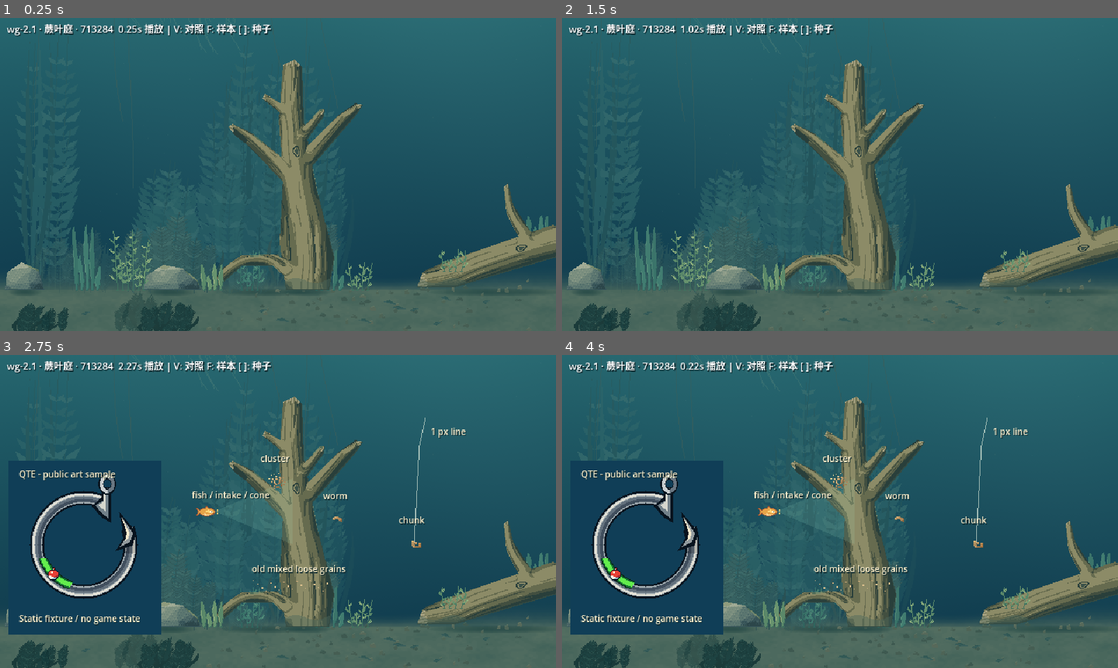
Above: before the commit, frames 1-4 (two rows, left to right).
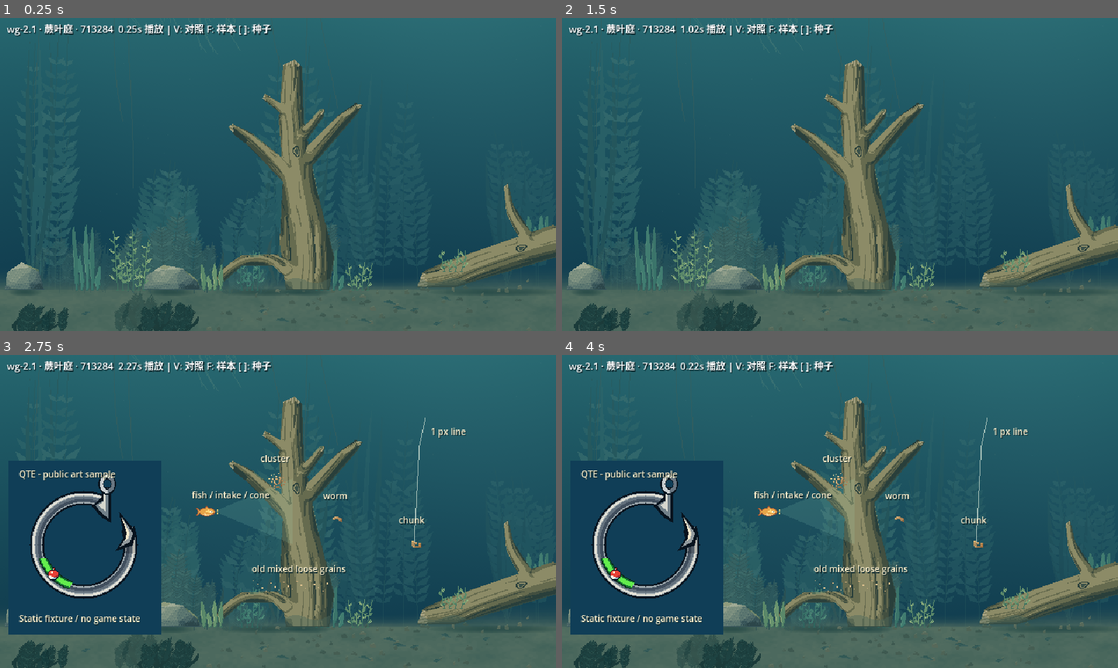
Above: after the commit, the same moments.

Repository: lljh2777-cyber/BaitbreakPixel
Game: Godot game, scene res://scenes/watergen/dynamic_preview.tscn
The game is run twice, just before and just after one commit, with the same random seed, the same clock (stepped at 60 frames per second) and the same inputs. This scene is started directly instead of the project's main scene.
Inputs (mouse positions are in pixels of both pictures, inside the frame that each line leads up to):
- Up to frame 1 (0.25 s): no input
- Up to frame 2 (1.5 s): tap Enter at 0.5 s; move the mouse to (962, 158) at 0.52 s; hold D 0.53-1.25 s; tap E at 0.6 s; click (962, 158) at 0.67 s; tap Space at 0.77, 1.25 s; drag from (728, 190) to (812, 237) at 1.27 s
- Up to frame 3 (2.75 s): tap Enter at 2 s; move the mouse to (333, 442) at 2.02 s; hold D from 2.03 s (still down); tap F at 2.1 s
- Up to frame 4 (4 s): release D at 2.75 s; tap Space at 2.75, 3.77 s; drag from (812, 574) to (673, 464) at 2.77 s; tap Enter at 3.5 s; move the mouse to (1006, 558) at 3.52 s; hold A from 3.53 s (still down); tap R at 3.6 s

The runs differ from the first frame. In frame 1, 0.2% of the frame differs, in the area x 36-68%, y 54-78%; in frame 2, 0.2%; in frame 3, 0.2%; in frame 4, 0.2%.

Commit message:
feat(watergen): enrich open midwater with distant groves and deeper light

Diff:
--- a/data/watergen/forest_pond_atmosphere.json
+++ b/data/watergen/forest_pond_atmosphere.json
@@ -22,16 +22,16 @@
       86
     ],
     "depth_px_range": [
-      220,
-      355
+      290,
+      410
     ],
     "lean_px_range": [
       60,
       128
     ],
     "intensity_range": [
-      0.045,
-      0.095
+      0.08,
+      0.115
     ]
   },
   "composition": {
--- a/project.godot
+++ b/project.godot
@@ -2,7 +2,7 @@
 
 [application]
 config/name="吃饵，不上钩 · 像素池塘"
-config/version="0.25.1"
+config/version="0.25.2"
 run/main_scene="res://scenes/main.tscn"
 config/features=PackedStringArray("4.7", "GL Compatibility")
 config/use_custom_user_dir=true
--- a/scripts/menu.gd
+++ b/scripts/menu.gd
@@ -127,7 +127,7 @@
 	button(frame,"设置",274,func(): open("settings"),false,124)
 	var quit := button(frame,"退出",274,func(): get_tree().quit(),false,124)
 	quit.position.x = 150
-	text(content,"0.25.1 · 可选水域 · 等待人工试玩",Vector2(341,280),10,Color("91afa7"))
+	text(content,"0.25.2 · 可选水域 · 等待人工试玩",Vector2(341,280),10,Color("91afa7"))
 	text(content,"小鱼 · 吃饵脱身",Vector2(391,119),18,GOLD)
 	text(content,"人类 · 收线抄网",Vector2(391,159),18,GOLD)
 	text(content,"独自练习 · 双人对战",Vector2(375,199),16,GOLD)
--- a/scripts/network_protocol.gd
+++ b/scripts/network_protocol.gd
@@ -3,7 +3,7 @@
 const VERSION := 1
 const Layout=preload("res://scripts/pond_layout.gd")
 # Peers must share capture timing and the round-statistics snapshot schema.
-const BUILD := "0.25.1"
+const BUILD := "0.25.2"
 const DEFAULT_PORT := 24712
 const MAX_PACKET := 196608
 const MAX_STATE := 1048576
--- a/scripts/pond.gd
+++ b/scripts/pond.gd
@@ -112,7 +112,7 @@
 	for argument in OS.get_cmdline_user_args():
 		if argument.begins_with("--capture-") and not argument.begins_with("--capture-output="):
 			capture_mode = argument.trim_prefix("--capture-")
-	print("PIXEL_READY | asymmetric-2d | 640x360 | v0.25.1 | playtest-gate-wg3-water")
+	print("PIXEL_READY | asymmetric-2d | 640x360 | v0.25.2 | playtest-gate-wg3-water")
 
 func _register_inputs() -> void:
 	var mapping := {"left":[KEY_A, KEY_LEFT], "right":[KEY_D, KEY_RIGHT], "up":[KEY_W, KEY_UP], "down":[KEY_S, KEY_DOWN], "dash":[], "use":[KEY_E], "slow":[KEY_Q], "qte":[KEY_SPACE], "untangle":[KEY_F]}
--- a/scripts/watergen/water_atmosphere.gd
+++ b/scripts/watergen/water_atmosphere.gd
@@ -19,7 +19,7 @@
 	var opening := rng.randf_range(390, 560) if dominant > 0 else rng.randf_range(710, 880)
 	var left_limit: float = 1280 * composition.open_center_x_fraction[0]
 	var right_limit: float = 1280 * composition.open_center_x_fraction[1]
-	plan["atmosphere"] = {"recipe": recipe.id, "label": recipe.label, "dominant_side": dominant, "light_opening_x": opening, "layout_version": "wg-2.1", "animated_budget": 18}
+	plan["atmosphere"] = {"recipe": recipe.id, "label": recipe.label, "dominant_side": dominant, "light_opening_x": opening, "layout_version": "wg-2.1.1", "animated_budget": 18}
 	for key in ["water_shallow", "water_deep", "plant_far", "foreground_dark"]:
 		var c := Color(plan.palette[key])
 		plan.palette[key] = "#" + Color.from_hsv(fposmod(c.h + recipe.hue, 1), c.s, c.v).to_html(false)
@@ -39,6 +39,18 @@
 				var x := local.randf_range(18, maxf(18, left_limit - margin)) if side < 0 else local.randf_range(minf(1262, right_limit + margin), 1262)
 				object["rich"] = true
 				object["tint"] = local.randf_range(0.04, 0.12)
+				# Reuse the far foliage budget for scattered submerged groves in the
+				# open water. They stay behind actors, lower contrast than the banks.
+				var midwater: bool = layer.name == "distance" and index % 3 == 0
+				var mid := stream(seed, "midwater", index)
+				var mid_height := 0.0
+				if midwater:
+					var fraction := fposmod(index / 3 * 0.61803398875 + 0.17, 1.0)
+					x = lerpf(left_limit - 30, right_limit + 30, fraction) + mid.randf_range(-24, 24)
+					mid_height = mid.randf_range(170, 275)
+					object["midwater"] = true
+					object.contrast = mid.randf_range(0.48, 0.64)
+					object.tint = mid.randf_range(0.08, 0.14)
 				for stem_index in object.stems.size():
 					var stem: Dictionary = object.stems[stem_index]
 					stem.x += x - center
@@ -46,6 +58,9 @@
 					if layer.name == "distance": stem.height = minf(328, stem.height * recipe.height * 1.13)
 					elif layer.name == "terrain": stem.height *= 1.25 if recipe.id != "lily_canopy" else 0.95
 					stem.lean = absf(stem.lean) * -side * (1.5 if recipe.leaf == "ribbon" else 1.0)
+					if midwater:
+						stem.height = mid_height * mid.randf_range(0.60, 1.0)
+						stem.lean = mid.randf_range(-25, 25)
 				# Keep public interaction guides quiet, without hard rectangular holes.
 				for region in map.protected_regions:
 					var r: Array = region.rect_px
--- a/scripts/watergen/water_dynamic_generator.gd
+++ b/scripts/watergen/water_dynamic_generator.gd
@@ -6,7 +6,7 @@
 const Atmosphere = preload("res://scripts/watergen/water_atmosphere.gd")
 const VERSION := "wg-2.1"
 const LEGACY_VERSION := "wg-2.0"
-const RASTER_SPEC := "rgba8-rich-foliage-atlas-v2"
+const RASTER_SPEC := "rgba8-midwater-groves-atlas-v3"
 const LEGACY_RASTER_SPEC := "rgba8-padded-stem-strips-v1"
 
 static func validate(profile: Variant) -> Dictionary:
Not shown, changed: docs/gameplay/PLAY.txt
Not shown, changed: Build-Pixel.ps1
Not shown, changed: README.md
Not shown, changed: docs/gameplay/NETWORK.md
Not shown, changed: docs/watergen/WG3_README.md
